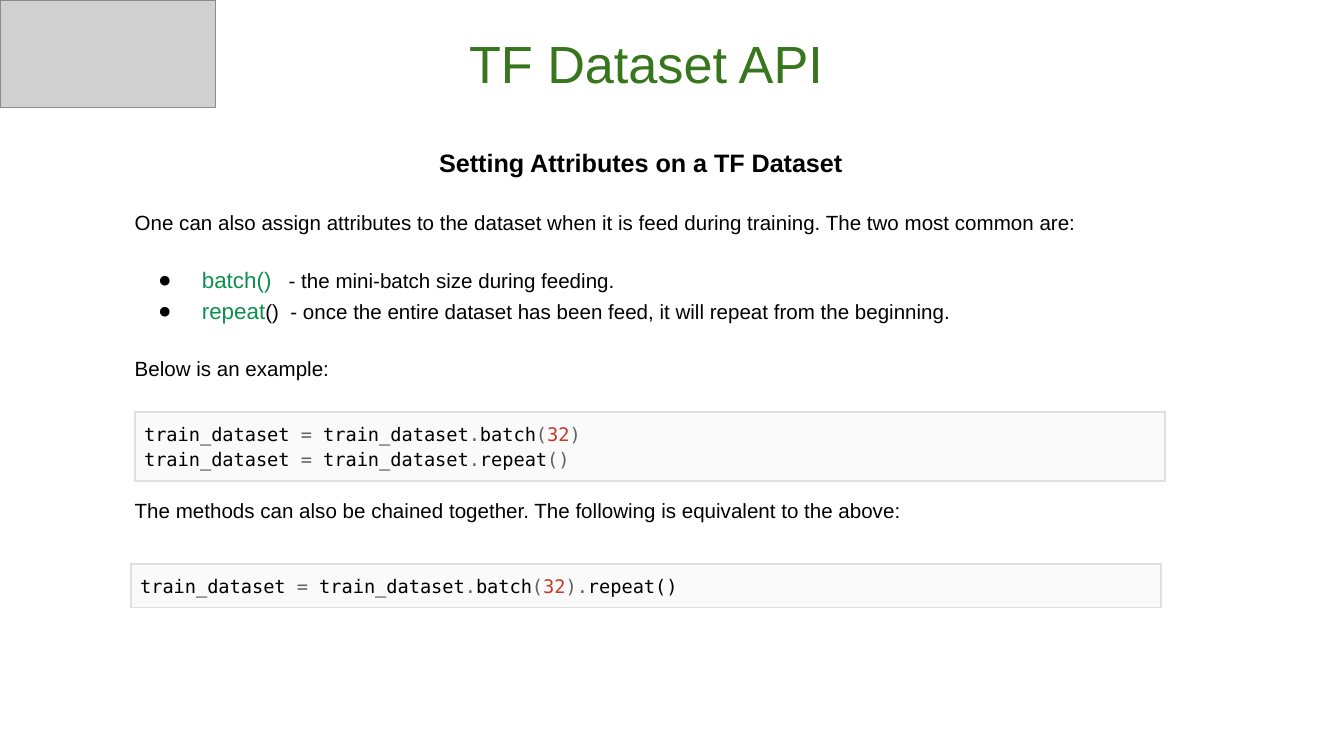
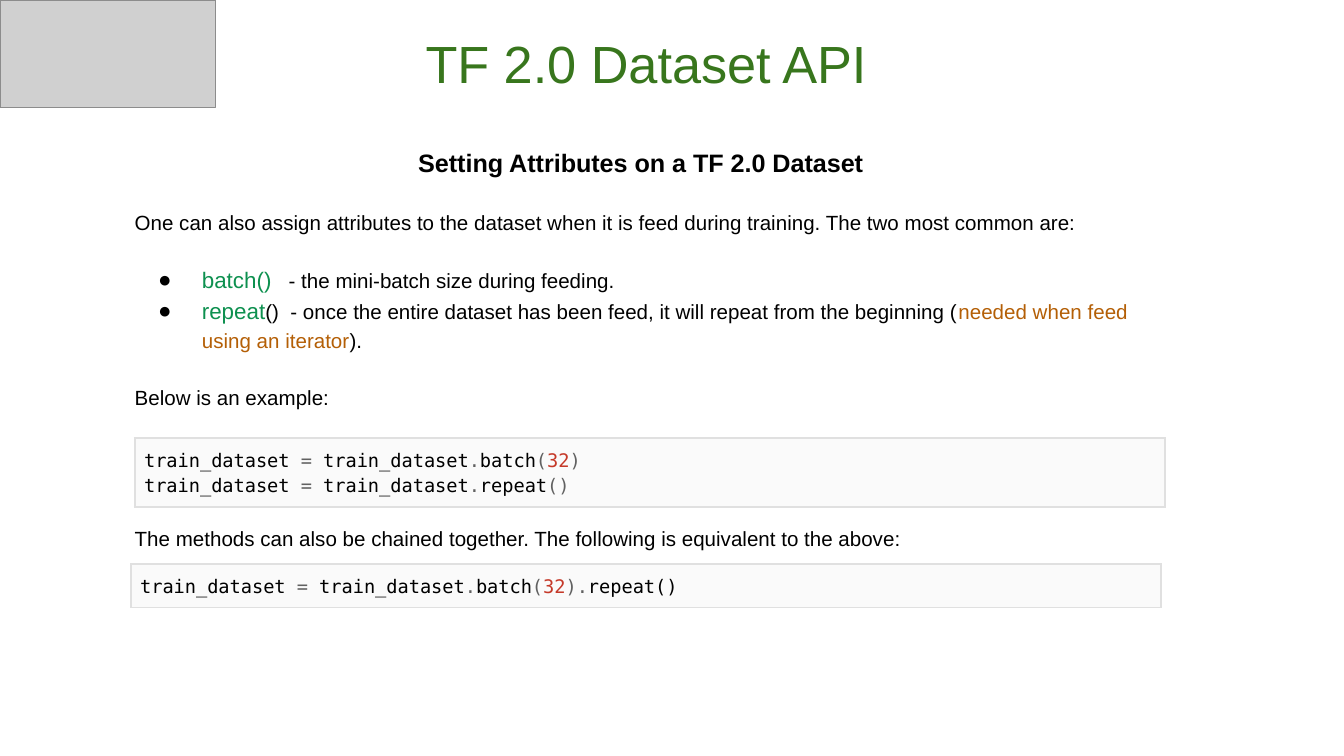
Before and after one commit to GoogleCloudPlatform/keras-idiomatic-programmer, a slide deck: slide 9 of workshops/Production/The Idiomatic Programmer - Production - Workshop.pptx. Drawn at 1344x756 pixels with LibreOffice and Linux fonts; fonts in the diff are those of the drawing; grey boxes stand for pictures. Boxes give left, top, right and bottom in pixels: in the first picture for what was removed or moved away, otherwise in the second. Text is boxed around its words. In the diff, an @@ line names an element or a change of style, - is before the commit and + after.

```diff
--- a/workshops/Production/The Idiomatic Programmer - Production - Workshop.pptx
+++ b/workshops/Production/The Idiomatic Programmer - Production - Workshop.pptx
@@ subtitle at <box>426,46,866,84</box>: text changed @@
-TF Dataset API
+TF 2.0 Dataset API
@@ text at <box>418,153,863,178</box>: text changed @@
-Setting Attributes on a TF Dataset
+Setting Attributes on a TF 2.0 Dataset
@@ text at <box>202,304,1128,353</box>: text changed @@
-● repeat() - once the entire dataset has been feed, it will repeat from the beginning.
+● repeat() - once the entire dataset has been feed, it will repeat from the beginning (needed when feed using an iterator).
@@ table: place and size @@
-table at <box>134,413,1165,756</box>
+table at <box>134,438,1165,756</box>
```
Also in this commit, not shown: 10 other slides changed, 10 slides added, 1 slide removed.
